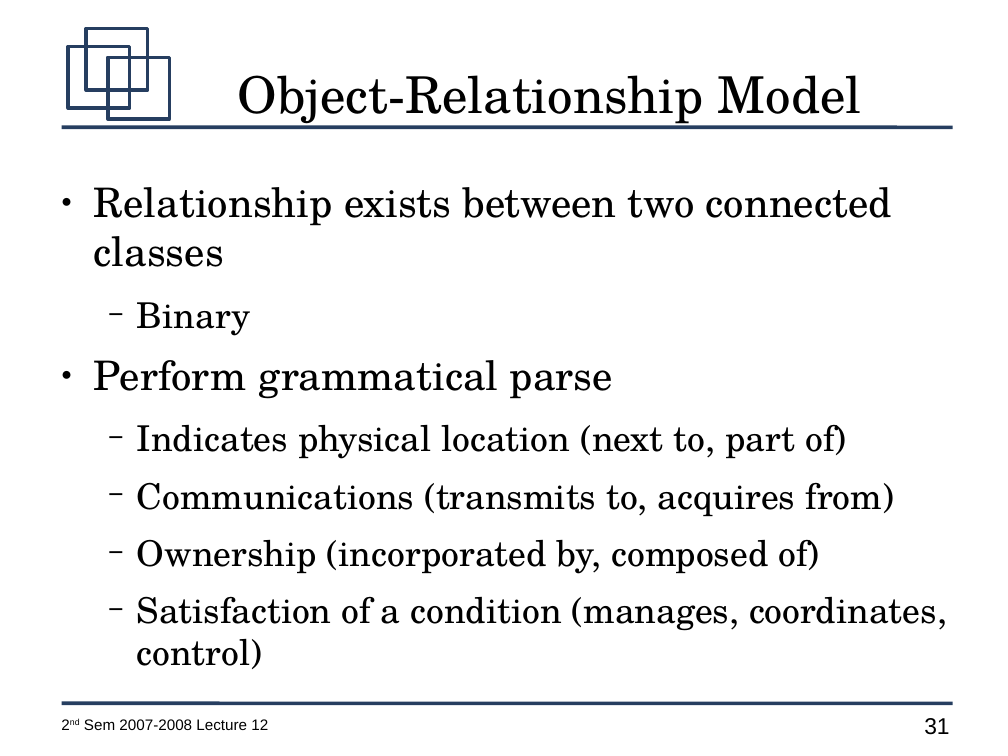
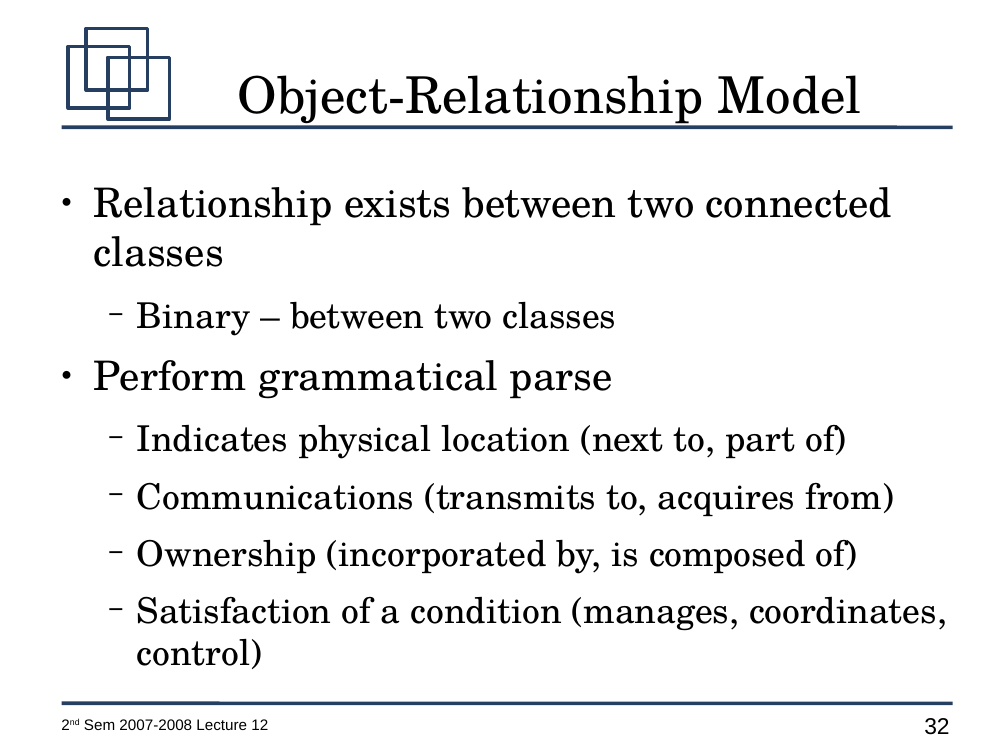
Before and after one commit to jachermocilla/jach-homepage, a slide deck: slide 32 of CMSC128-2nd-Sem-2007-L12.odp (slide 31 before the commit). Drawn at 1008x756 pixels with LibreOffice and Linux fonts; fonts in the diff are those of the drawing. Boxes give left, top, right and bottom in pixels: in the first picture for what was removed or moved away, otherwise in the second. Text is boxed around its words. In the diff, an @@ line names an element or a change of style, - is before the commit and + after.

```diff
--- a/CMSC128-2nd-Sem-2007-L12.odp
+++ b/CMSC128-2nd-Sem-2007-L12.odp
@@ text at <box>137,301,617,336</box>: text changed @@
-  − Binary
+  − Binary – between two classes
@@ text at <box>137,539,857,574</box>: text changed @@
-  − Ownership (incorporated by, composed of)
+  − Ownership (incorporated by, is composed of)
@@ page number at <box>924,718,949,735</box>: text changed @@
-31
+32
```
Also in this commit, not shown: 12 other slides changed, 9 slides added, 1 slide removed.
